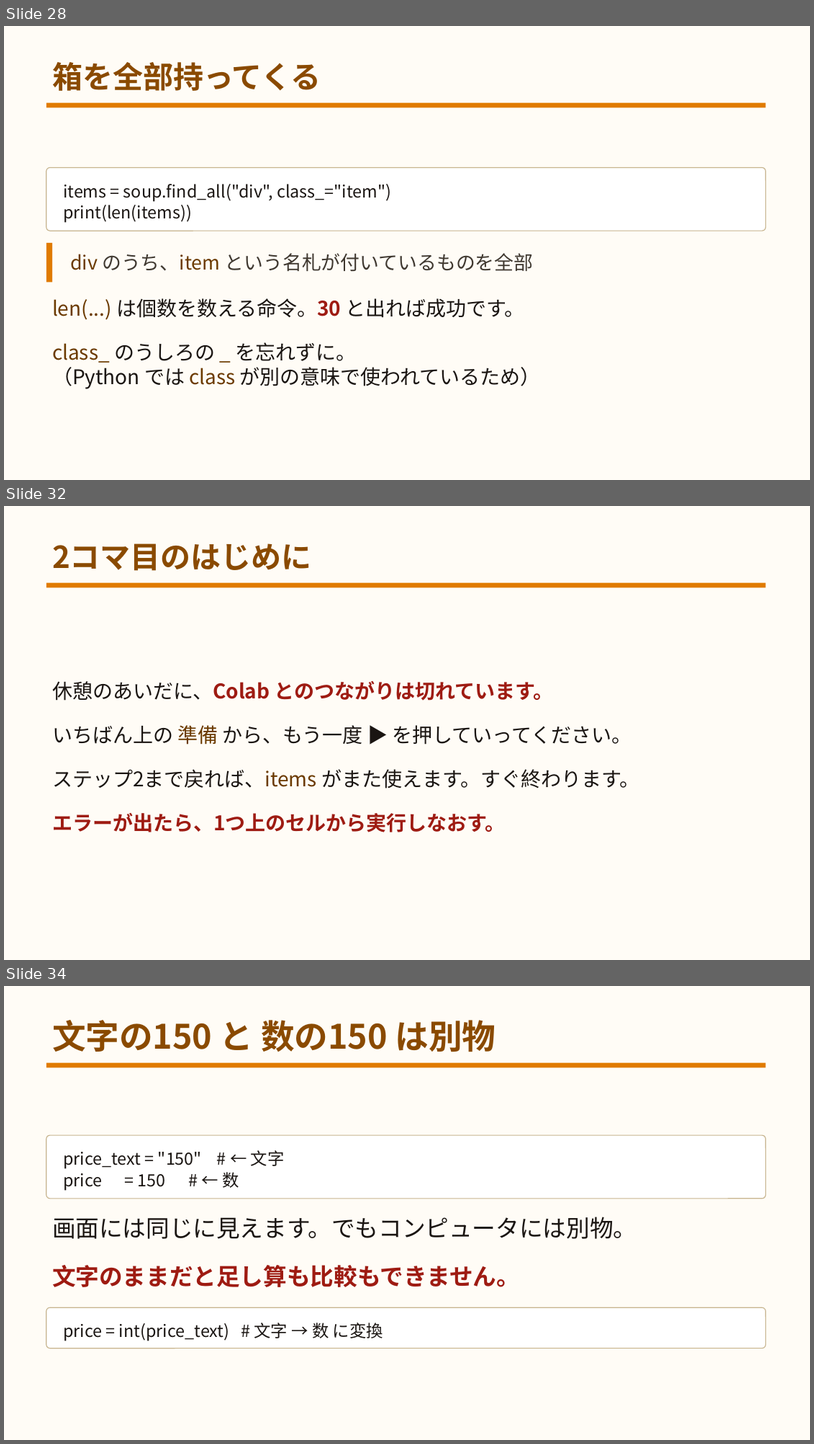
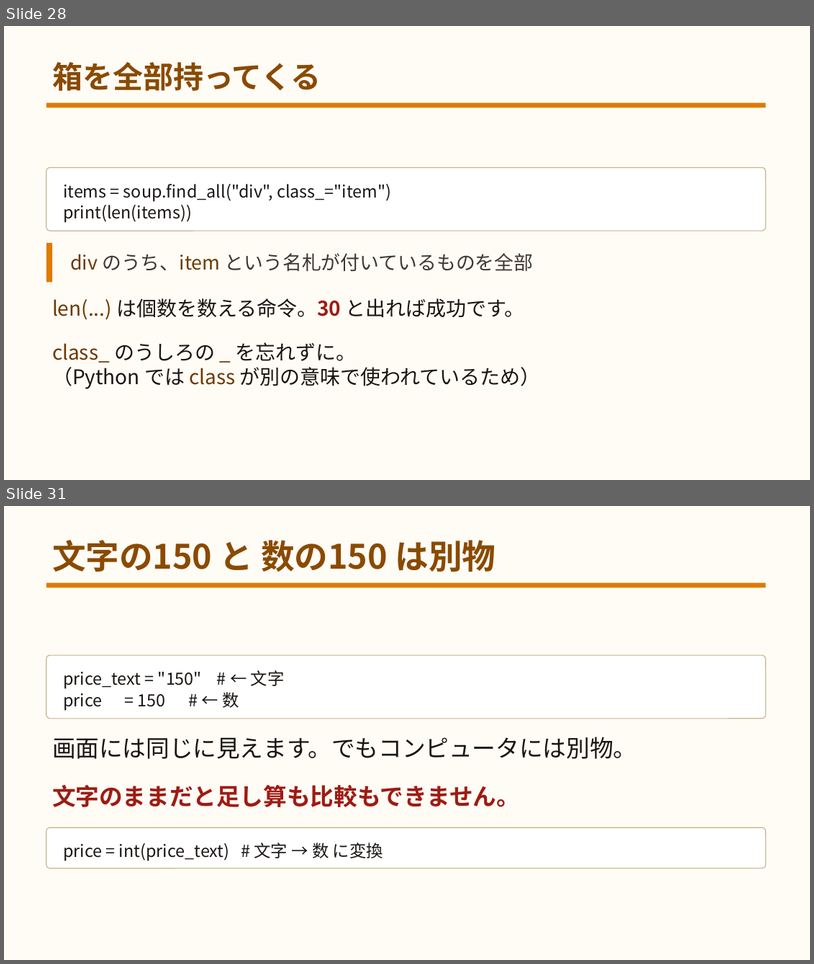
Before and after one commit to yuracode/isshop, a slide deck: docs/slides.pptx. Shown one above the other, each under a label of ours: slides 28, 32 and 34 before the commit, slides 28 and 31 after it; the slides between them are not shown. The pictures are 814x1444 and 814x964 pixels, drawn with LibreOffice and Linux fonts; fonts in the diff are those of the drawing. Boxes give left, top, right and bottom in pixels: in the first picture for what was removed or moved away, otherwise in the second. Text is boxed around its words. In the diff, an @@ line names an element or a change of style, - is before the commit and + after.

```diff
--- a/docs/slides.pptx
+++ b/docs/slides.pptx
@@ slide 32 removed at bbox=[4, 506, 810, 960], background #FFFCF6 @@
@@ text removed at bbox=[52, 543, 312, 571] @@
-2コマ目のはじめに
@@ rectangle removed at bbox=[46, 583, 766, 587] @@
@@ text removed at bbox=[52, 681, 554, 700] @@
-休憩のあいだに、Colab とのつながりは切れています。
@@ text removed at bbox=[52, 725, 632, 744] @@
-いちばん上の 準備 から、もう一度 ▶ を押していってください。
@@ text removed at bbox=[52, 769, 640, 788] @@
-ステップ2まで戻れば、items がまた使えます。すぐ終わります。
@@ text removed at bbox=[52, 813, 506, 832] @@
-エラーが出たら、1つ上のセルから実行しなおす。
@@ what was slide 34 is now slide 31 @@
```
Also in this commit, not shown: 2 slides changed, 2 other slides removed, 9 other files.
